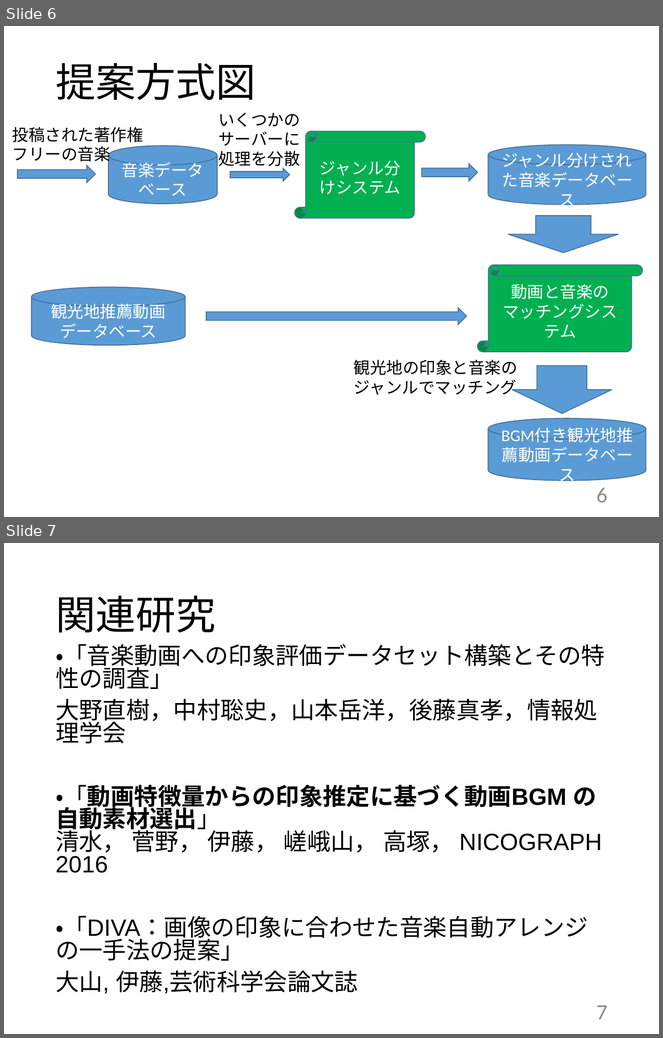
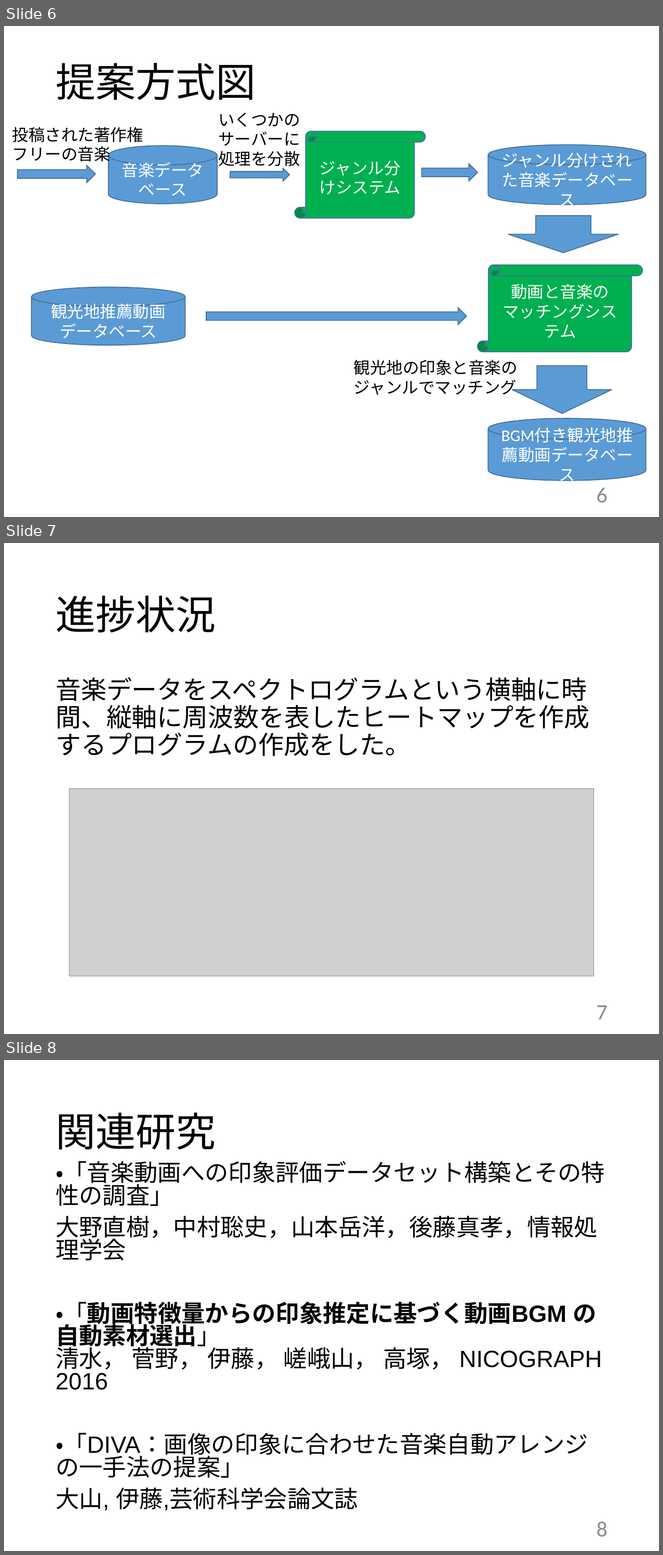
Before and after one commit to kait-takanolab/1821144-yoshii-thesis, a slide deck: 学部_中間発表_1821144.pptx. Shown one above the other, each under a label of ours: slides 6 and 7 before the commit, slides 6, 7 and 8 after it. The pictures are 663x1038 and 663x1555 pixels, drawn with LibreOffice and Linux fonts; fonts in the diff are those of the drawing; grey boxes stand for pictures. Boxes give left, top, right and bottom in pixels: in the first picture for what was removed or moved away, otherwise in the second. Text is boxed around its words. In the diff, an @@ line names an element or a change of style, - is before the commit and + after.

Commit message:
Update 学部_中間発表_1821144.pptx
修正済み

```diff
--- a/学部_中間発表_1821144.pptx
+++ b/学部_中間発表_1821144.pptx
@@ slide 7 added at [4, 543, 659, 1034], background #FFFFFF @@
@@ title added at [55, 596, 216, 633], 44 pt, text #000000 @@
+進捗状況
@@ text added at [55, 677, 590, 756], 28 pt, text #000000 @@
+音楽データをスペクトログラムという横軸に時間、縦軸に周波数を表したヒートマップを作成するプログラムの作成をした。
@@ picture added at [70, 788, 594, 976] @@
@@ page number added at [597, 1006, 608, 1020], 24 pt, text #8C8C8C @@
+7
@@ what was slide 7 is now slide 8 @@
@@ page number at [597, 1522, 608, 1537]: text changed @@
-7
+8
```
